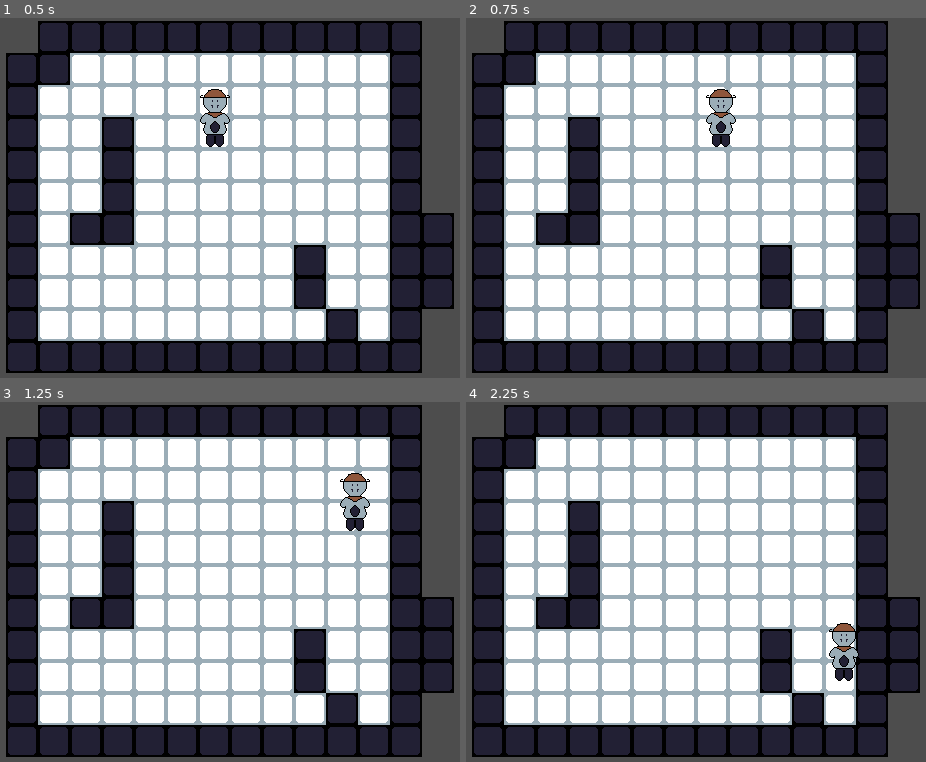
Above: before the commit, frames 1-4 (two rows, left to right).
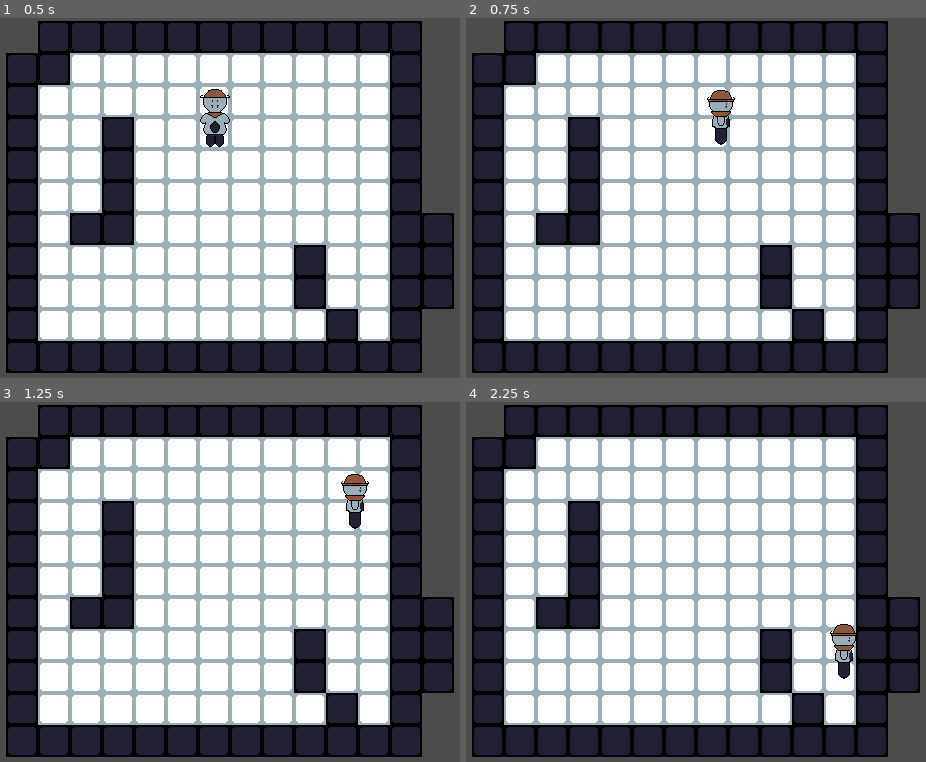
Above: after the commit, the same moments.

Repository: UltimateBlackGuy/Tundralocke
Game: Godot game, scene res://Scenes/root.tscn
The game is run twice, just before and just after one commit, with the same random seed, the same clock (stepped at 60 frames per second) and the same inputs.
Inputs:
- Up to frame 1 (0.5 s): no input
- Up to frame 2 (0.75 s): tap Enter at 0.5 s; hold D (right) from 0.53 s (still down)
- Up to frame 3 (1.25 s): keep holding D (right)
- Up to frame 4 (2.25 s): release D (right) at 1.28 s; hold Down (down) 1.28-2.03 s; hold D (right) from 2.03 s (still down)

Frame 1 is identical in both runs. In frame 2, 0.4% of the frame differs, in the area x 52-59%, y 19-36%; in frame 3, 0.5%, in the area x 73-81%, y 19-36%; in frame 4, 0.4%.

Commit message:
Added some frames for directionaly movement
this was so ez

Diff:
--- a/scripts/movement.gd
+++ b/scripts/movement.gd
@@ -1,6 +1,7 @@
 extends CharacterBody2D
 
 @export var speed: int = 350
+@onready var sprite = $AnimatedSprite2D
 # Called when the node enters the scene tree for the first time.
 func _ready() -> void:
 	pass # Replace with function body.
@@ -9,7 +10,18 @@
 # Called every frame. 'delta' is the elapsed time since the previous frame.
 func _process(delta: float) -> void:
 
-
 	var direction = Input.get_vector("left", "right", "up", "down")
 	velocity = direction * speed
 	move_and_slide()
+
+	if  Input.is_action_pressed("left"):
+		sprite.frame = 1
+
+	if  Input.is_action_pressed("right"):
+		sprite.frame = 2
+
+	if  Input.is_action_pressed("up"):
+		sprite.frame = 3
+
+	if  Input.is_action_pressed("down"):
+		sprite.frame = 0
